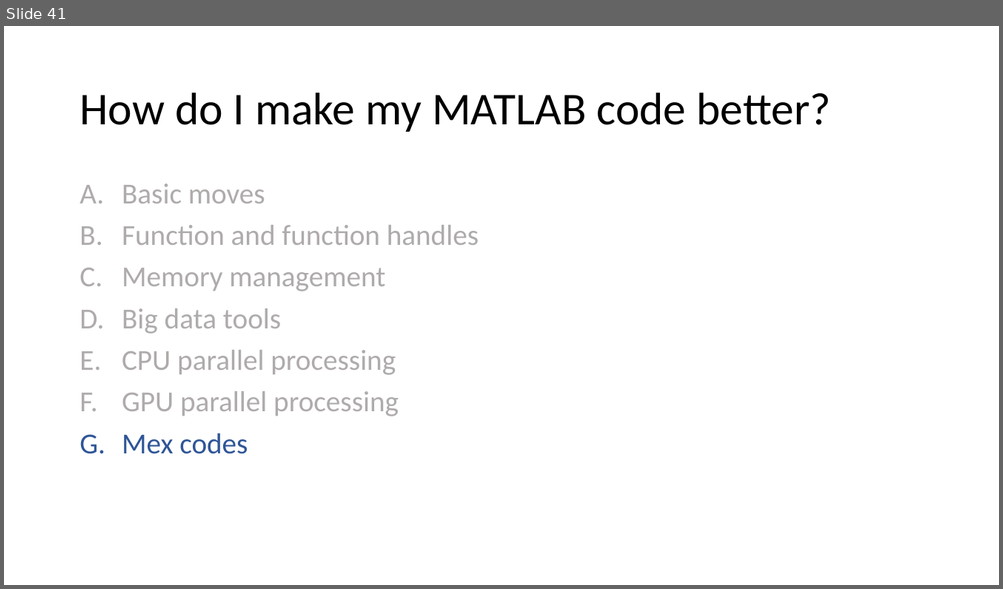
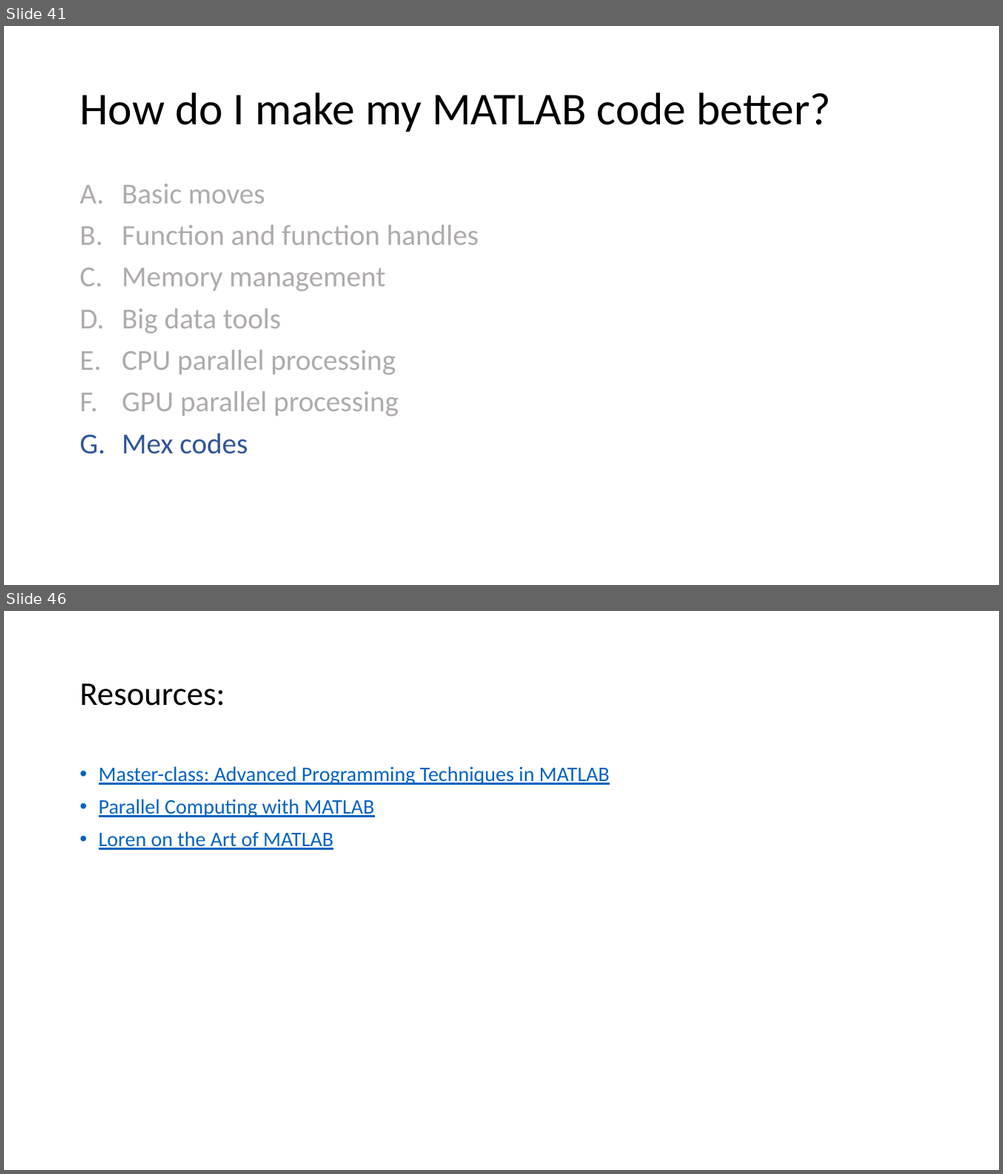
Before and after one commit to viveksgr/MATLAB_workshop, a slide deck: Advanced MATLAB Workshop.pptx. Shown one above the other, each under a label of ours: slide 41 before the commit, slides 41 and 46 after it; the slides between them are not shown. The pictures are 1003x589 and 1003x1174 pixels, drawn with LibreOffice and Linux fonts; fonts in the diff are those of the drawing. Boxes give left, top, right and bottom in pixels: in the first picture for what was removed or moved away, otherwise in the second. Text is boxed around its words. In the diff, an @@ line names an element or a change of style, - is before the commit and + after.

```diff
--- a/Advanced MATLAB Workshop.pptx
+++ b/Advanced MATLAB Workshop.pptx
@@ slide 46 added at [4, 611, 999, 1170], background #FFFFFF @@
@@ title added at [79, 684, 225, 706], 32 pt, text #000000 @@
+Resources:
@@ text added at [99, 766, 609, 850], 20 pt, text #0563C1, underline @@
+• Master-class: Advanced Programming Techniques in MATLAB
+• Parallel Computing with MATLAB
+• Loren on the Art of MATLAB
```
Also in this commit, not shown: 5 slides changed, 4 other slides added, 7 other files.
